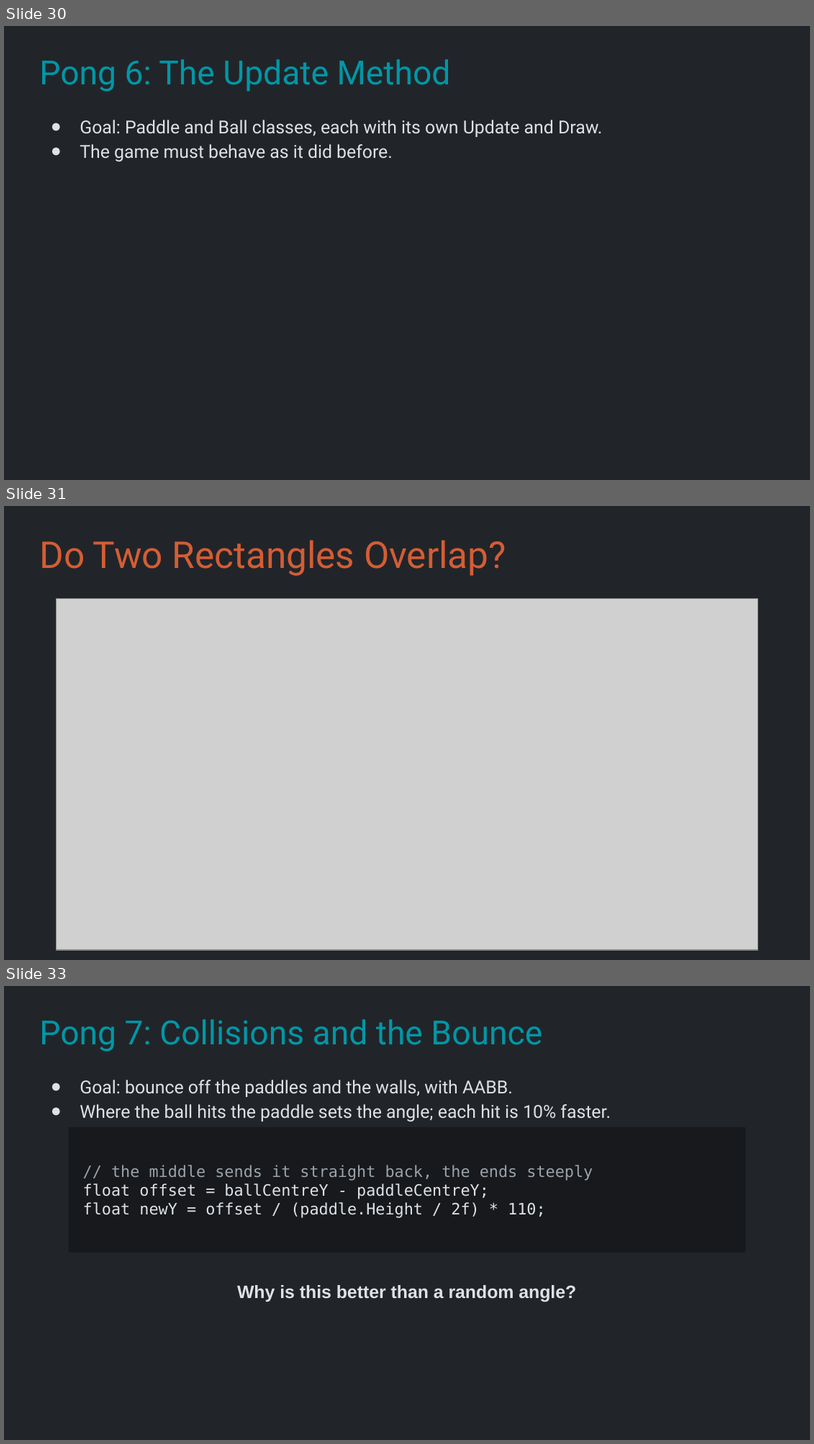
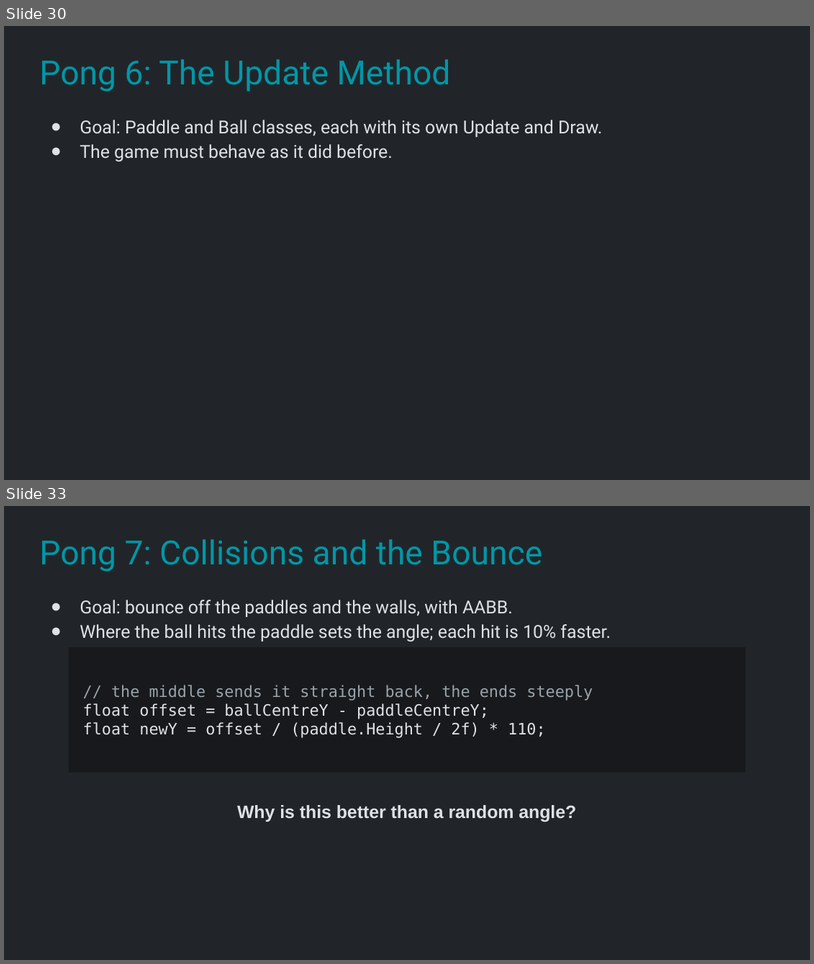
Before and after one commit to Metamate/gar, a slide deck: slides/01 Pong.pptx. Shown one above the other, each under a label of ours: slides 30, 31 and 33 before the commit, slides 30 and 33 after it; the slides between them are not shown. The pictures are 814x1444 and 814x964 pixels, drawn with LibreOffice and Linux fonts; fonts in the diff are those of the drawing; grey boxes stand for pictures. Boxes give left, top, right and bottom in pixels: in the first picture for what was removed or moved away, otherwise in the second. Text is boxed around its words. In the diff, an @@ line names an element or a change of style, - is before the commit and + after.

```diff
--- a/slides/01 Pong.pptx
+++ b/slides/01 Pong.pptx
@@ slide 31 removed at (x1=4, y1=506, x2=810, y2=960), background #212529 @@
@@ title removed at (x1=39, y1=540, x2=507, y2=576) @@
-Do Two Rectangles Overlap?
@@ picture removed at (x1=57, y1=599, x2=758, y2=950) @@
```
Also in this commit, not shown: 1 slide changed, 1 slide added, 6 other files.
